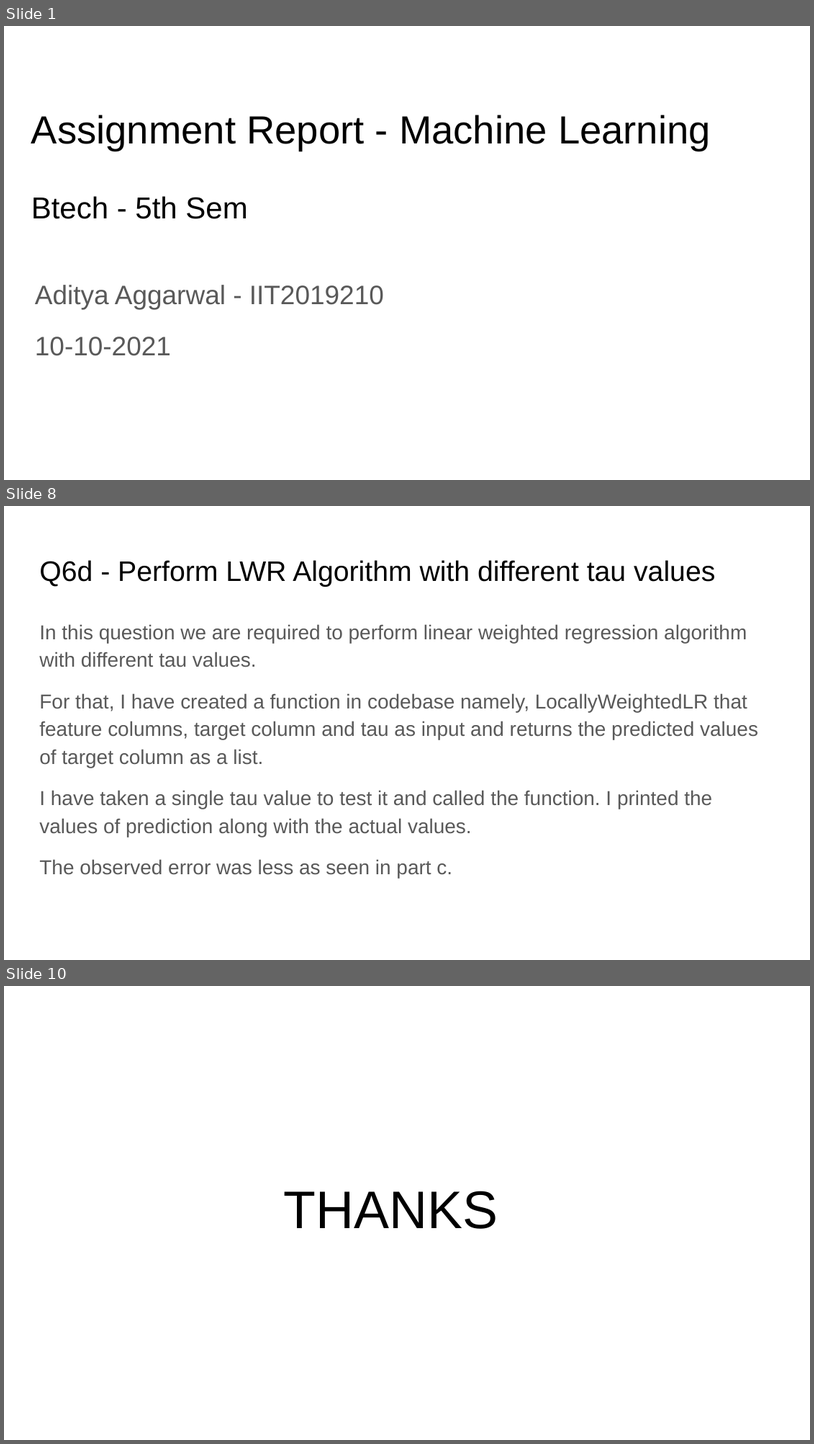
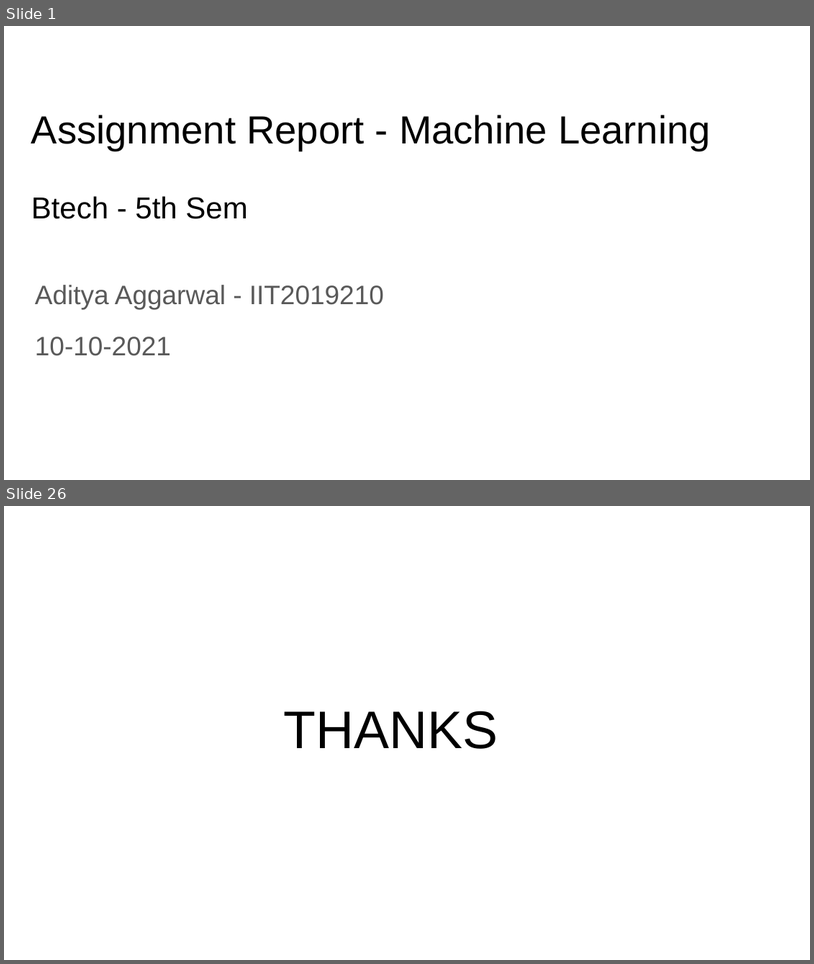
Before and after one commit to Aditya-2001/ML-Assignments-Semester-5, a slide deck: Assignment 8/IIT2019210 - Report.pptx. Shown one above the other, each under a label of ours: slides 1, 8 and 10 before the commit, slides 1 and 26 after it; the slides between them are not shown. The pictures are 814x1444 and 814x964 pixels, drawn with LibreOffice and Linux fonts; fonts in the diff are those of the drawing. Boxes give left, top, right and bottom in pixels: in the first picture for what was removed or moved away, otherwise in the second. Text is boxed around its words. In the diff, an @@ line names an element or a change of style, - is before the commit and + after.

```diff
--- a/Assignment 8/IIT2019210 - Report.pptx
+++ b/Assignment 8/IIT2019210 - Report.pptx
@@ slide 8 removed at box(4, 506, 810, 960), background #FFFFFF @@
@@ title removed at box(39, 560, 715, 587) @@
-Q6d - Perform LWR Algorithm with different tau values
@@ text removed at box(39, 624, 759, 878) @@
-In this question we are required to perform linear weighted regression algorithm with different tau values.
-For that, I have created a function in codebase namely, LocallyWeightedLR that feature columns, target column and tau as input and returns the predicted values of target column as a list.
-I have taken a single tau value to test it and called the function. I printed the values of prediction along with the actual values.
-The observed error was less as seen in part c.
@@ what was slide 10 is now slide 26 @@
```
Also in this commit, not shown: 1 slide changed, 23 slides added, 6 other slides removed, 4 other files.
